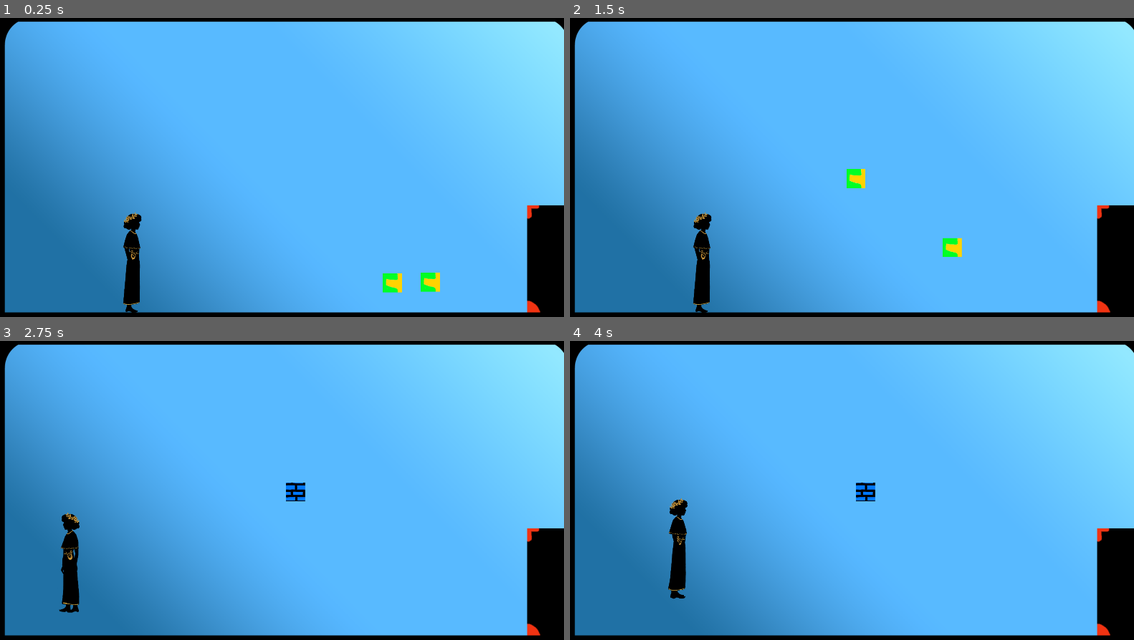
Above: before the commit, frames 1-4 (two rows, left to right).
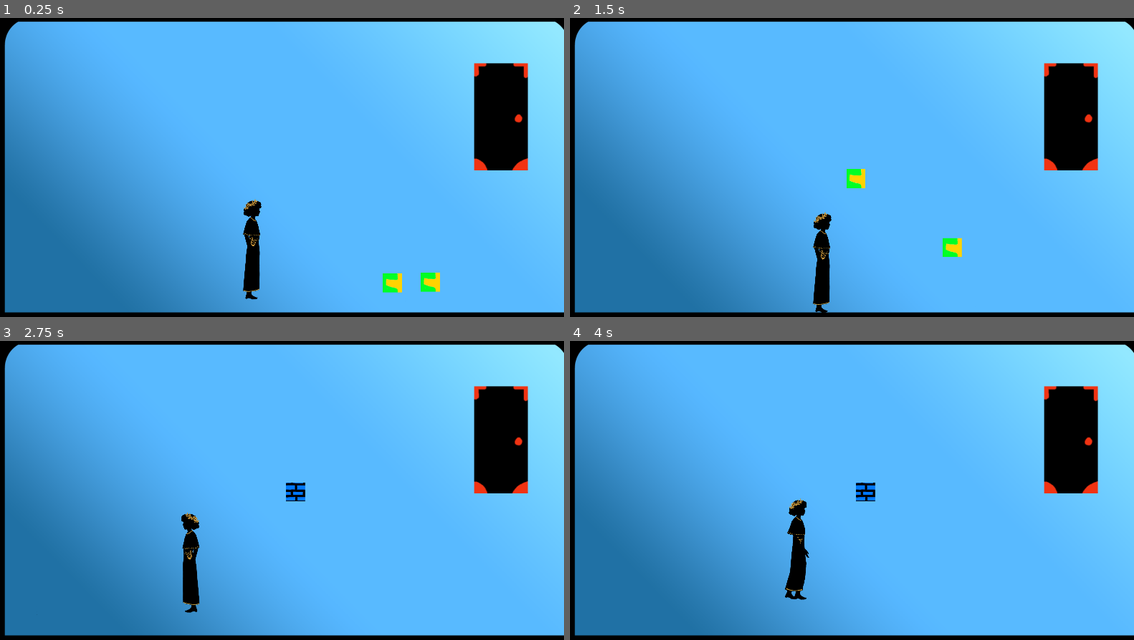
Above: after the commit, the same moments.

Repository: GonerLCP/GameLab2024
Game: Godot game, scene res://Nodes/main_scene.tscn
The game is run twice, just before and just after one commit, with the same random seed, the same clock (stepped at 60 frames per second) and the same inputs.
Inputs (mouse positions are in pixels of both pictures, inside the frame that each line leads up to):
- Up to frame 1 (0.25 s): no input
- Up to frame 2 (1.5 s): drag from (964, 284) to (857, 179) at 0.52 s; tap Enter at 1.25 s; drag from (998, 281) to (857, 179) at 1.27 s
- Up to frame 3 (2.75 s): tap Space (Jump) at 2 s; move the mouse to (293, 493) at 2.02 s; hold A (left) from 2.03 s (still down); tap Q (Dismiss) at 2.1 s; click (293, 493) at 2.17 s
- Up to frame 4 (4 s): release A (left) at 2.75 s; drag from (818, 565) to (620, 574) at 2.77 s; tap Enter at 3.5 s; move the mouse to (1021, 550) at 3.52 s; hold D (right) from 3.53 s (still down); tap Q (Dismiss) at 3.6 s; click (1021, 550) at 3.67 s; tap Space (Jump) at 3.77 s

The runs differ from the first frame. In frame 1, 7.4% of the frame differs, in the area x 21-100%, y 15-99%; in frame 2, 7.4%; in frame 3, 7.5%; in frame 4, 7.5%, in the area x 17-100%, y 15-99%.

Commit message:
IntegrationCommeChloeVeux+PorteQuiChangentSprite

Diff:
--- a/Nodes/Objets/ChampsDesLarmes/CDLFontaine.tscn
+++ b/Nodes/Objets/ChampsDesLarmes/CDLFontaine.tscn
@@ -5,7 +5,7 @@
 [ext_resource type="PackedScene" uid="uid://ccceegqiivwy3" path="res://Nodes/spe_item.tscn" id="3_5itie"]
 
 [sub_resource type="RectangleShape2D" id="RectangleShape2D_lqorh"]
-size = Vector2(1900, 1736)
+size = Vector2(1900, 573)
 
 [node name="CDLFontaine" type="Area2D" node_paths=PackedStringArray("spe_item")]
 collision_layer = 2
@@ -14,7 +14,7 @@
 spe_item = NodePath("SpeItem")
 
 [node name="CollisionShape2D" type="CollisionShape2D" parent="."]
-position = Vector2(-19, 4)
+position = Vector2(-19, 585.5)
 shape = SubResource("RectangleShape2D_lqorh")
 
 [node name="Sprite2D" type="Sprite2D" parent="."]
--- a/Nodes/Objets/ChampsDesLarmes/CDLLarme.tscn
+++ b/Nodes/Objets/ChampsDesLarmes/CDLLarme.tscn
@@ -1,30 +1,33 @@
 [gd_scene load_steps=5 format=3 uid="uid://cow4jg7vbh5tb"]
 
-[ext_resource type="Script" path="res://Scripts/ObjetTest.gd" id="1_fx0hh"]
+[ext_resource type="Script" path="res://Scripts/CDLLarme.gd" id="1_7glcm"]
 [ext_resource type="Texture2D" uid="uid://d3nrsuvtqhmi7" path="res://Assetts/S7 - Le Champs des Larmes/ch.larmes_Larme.png" id="2_f63kf"]
 [ext_resource type="PackedScene" uid="uid://ccceegqiivwy3" path="res://Nodes/spe_item.tscn" id="3_sys1y"]
 
 [sub_resource type="RectangleShape2D" id="RectangleShape2D_lqorh"]
-size = Vector2(57.2753, 137.69)
+size = Vector2(26.6419, 60.4839)
 
 [node name="CDLLarme" type="Area2D" node_paths=PackedStringArray("spe_item")]
 collision_layer = 2
 collision_mask = 2
-script = ExtResource("1_fx0hh")
+script = ExtResource("1_7glcm")
 spe_item = NodePath("SpeItem")
 
 [node name="CollisionShape2D" type="CollisionShape2D" parent="."]
-position = Vector2(-8.62589, -0.310587)
+position = Vector2(19.0385, 20.4165)
 rotation = -0.651541
 shape = SubResource("RectangleShape2D_lqorh")
 
 [node name="Sprite2D" type="Sprite2D" parent="."]
+position = Vector2(22.2916, 20.2916)
+scale = Vector2(0.417005, 0.417005)
 texture = ExtResource("2_f63kf")
 
 [node name="Marker2D" type="Marker2D" parent="."]
-position = Vector2(28, 48)
+position = Vector2(34, 39)
 
 [node name="SpeItem" parent="." instance=ExtResource("3_sys1y")]
+position = Vector2(22.2916, 20.2916)
 numSalle = 6
 NomDeLaCle = "CDLPinceau"
 
--- a/Nodes/Objets/ChampsElysee/CEBuisson1.tscn
+++ b/Nodes/Objets/ChampsElysee/CEBuisson1.tscn
@@ -5,7 +5,7 @@
 [ext_resource type="PackedScene" uid="uid://ccceegqiivwy3" path="res://Nodes/spe_item.tscn" id="3_gqidx"]
 
 [sub_resource type="RectangleShape2D" id="RectangleShape2D_lqorh"]
-size = Vector2(722, 366)
+size = Vector2(359, 181)
 
 [node name="CEBuisson1" type="Area2D" node_paths=PackedStringArray("spe_item")]
 collision_layer = 2
@@ -14,10 +14,13 @@
 spe_item = NodePath("SpeItem")
 
 [node name="CollisionShape2D" type="CollisionShape2D" parent="."]
-position = Vector2(4, -2)
+position = Vector2(-0.609653, -1.82899)
+scale = Vector2(0.609661, 0.609661)
 shape = SubResource("RectangleShape2D_lqorh")
 
 [node name="Sprite2D" type="Sprite2D" parent="."]
+position = Vector2(7.62939e-06, -3.8147e-06)
+scale = Vector2(0.29557, 0.29557)
 texture = ExtResource("2_f8tvg")
 
 [node name="Marker2D" type="Marker2D" parent="."]
--- a/Nodes/Objets/ChampsElysee/CEBuisson2.tscn
+++ b/Nodes/Objets/ChampsElysee/CEBuisson2.tscn
@@ -14,10 +14,11 @@
 spe_item = NodePath("SpeItem")
 
 [node name="CollisionShape2D" type="CollisionShape2D" parent="."]
-position = Vector2(11, 16)
+scale = Vector2(0.457949, 0.457949)
 shape = SubResource("RectangleShape2D_lqorh")
 
 [node name="Sprite2D" type="Sprite2D" parent="."]
+scale = Vector2(0.457949, 0.457949)
 texture = ExtResource("2_hxglp")
 
 [node name="Marker2D" type="Marker2D" parent="."]
--- a/Nodes/Objets/ChampsElysee/CEColonne2.tscn
+++ b/Nodes/Objets/ChampsElysee/CEColonne2.tscn
@@ -14,14 +14,17 @@
 spe_item = NodePath("SpeItem")
 
 [node name="CollisionShape2D" type="CollisionShape2D" parent="."]
-position = Vector2(-55.5, 1.5)
+position = Vector2(-0.285276, -0.343641)
+scale = Vector2(0.437573, 0.437573)
 shape = SubResource("RectangleShape2D_lqorh")
 
 [node name="Sprite2D" type="Sprite2D" parent="."]
+position = Vector2(24, -1)
+scale = Vector2(0.437573, 0.437573)
 texture = ExtResource("2_grygo")
 
 [node name="Marker2D" type="Marker2D" parent="."]
-position = Vector2(119, 13)
+position = Vector2(76, 5)
 
 [node name="SpeItem" parent="." instance=ExtResource("3_p7mrt")]
 numSalle = 5
--- a/Nodes/Objets/ChampsElysee/CEFontaine.tscn
+++ b/Nodes/Objets/ChampsElysee/CEFontaine.tscn
@@ -14,10 +14,13 @@
 spe_item = NodePath("SpeItem")
 
 [node name="CollisionShape2D" type="CollisionShape2D" parent="."]
-position = Vector2(-0.5, 84)
+position = Vector2(-0.195783, -0.108433)
+scale = Vector2(0.391566, 0.391566)
 shape = SubResource("RectangleShape2D_lqorh")
 
 [node name="Sprite2D" type="Sprite2D" parent="."]
+position = Vector2(0, -33)
+scale = Vector2(0.391566, 0.391566)
 texture = ExtResource("2_axqf3")
 
 [node name="Marker2D" type="Marker2D" parent="."]
--- a/Nodes/Objets/ChampsElysee/CERoche1.tscn
+++ b/Nodes/Objets/ChampsElysee/CERoche1.tscn
@@ -14,10 +14,13 @@
 spe_item = NodePath("SpeItem")
 
 [node name="CollisionShape2D" type="CollisionShape2D" parent="."]
-position = Vector2(13, 24)
+position = Vector2(0.840898, 0.09091)
+scale = Vector2(0.295455, 0.295455)
 shape = SubResource("RectangleShape2D_lqorh")
 
 [node name="Sprite2D" type="Sprite2D" parent="."]
+position = Vector2(-3.00001, -7)
+scale = Vector2(0.295455, 0.295455)
 texture = ExtResource("2_0onuq")
 
 [node name="Marker2D" type="Marker2D" parent="."]
--- a/Nodes/Objets/ChampsElysee/CERoche2.tscn
+++ b/Nodes/Objets/ChampsElysee/CERoche2.tscn
@@ -14,10 +14,13 @@
 spe_item = NodePath("SpeItem")
 
 [node name="CollisionShape2D" type="CollisionShape2D" parent="."]
-position = Vector2(-5, 11)
+position = Vector2(0.325645, -0.316421)
+scale = Vector2(0.334871, 0.334871)
 shape = SubResource("RectangleShape2D_lqorh")
 
 [node name="Sprite2D" type="Sprite2D" parent="."]
+position = Vector2(2, -4)
+scale = Vector2(0.334871, 0.334871)
 texture = ExtResource("2_u44t3")
 
 [node name="Marker2D" type="Marker2D" parent="."]
--- a/Nodes/Objets/ChampsElysee/CEStatue1.tscn
+++ b/Nodes/Objets/ChampsElysee/CEStatue1.tscn
@@ -14,14 +14,17 @@
 spe_item = NodePath("SpeItem")
 
 [node name="CollisionShape2D" type="CollisionShape2D" parent="."]
-position = Vector2(8, -29.5)
+position = Vector2(1.13246, 0.449026)
+scale = Vector2(0.391558, 0.391558)
 shape = SubResource("RectangleShape2D_lqorh")
 
 [node name="Sprite2D" type="Sprite2D" parent="."]
+position = Vector2(-2.00001, 12)
+scale = Vector2(0.391558, 0.391558)
 texture = ExtResource("2_4l1kg")
 
 [node name="Marker2D" type="Marker2D" parent="."]
-position = Vector2(-103, -416)
+position = Vector2(-42, -150)
 
 [node name="SpeItem" parent="." instance=ExtResource("3_h0j6t")]
 numSalle = 5
--- a/Nodes/Objets/ChampsElysee/CEStatue2.tscn
+++ b/Nodes/Objets/ChampsElysee/CEStatue2.tscn
@@ -14,10 +14,13 @@
 spe_item = NodePath("SpeItem")
 
 [node name="CollisionShape2D" type="CollisionShape2D" parent="."]
-position = Vector2(10, -24.5)
+position = Vector2(-0.312057, -0.12056)
+scale = Vector2(0.368794, 0.368794)
 shape = SubResource("RectangleShape2D_lqorh")
 
 [node name="Sprite2D" type="Sprite2D" parent="."]
+position = Vector2(-4, 8.9149)
+scale = Vector2(0.368794, 0.368794)
 texture = ExtResource("2_f230j")
 
 [node name="Marker2D" type="Marker2D" parent="."]
--- a/Nodes/Objets/Cle/CDLPinceau.tscn
+++ b/Nodes/Objets/Cle/CDLPinceau.tscn
@@ -14,12 +14,14 @@
 spe_item = NodePath("SpeItem")
 
 [node name="CollisionShape2D" type="CollisionShape2D" parent="."]
-position = Vector2(112.108, -163.567)
+position = Vector2(26.3423, -29.1101)
 rotation = -0.51863
+scale = Vector2(0.308943, 0.308943)
 shape = SubResource("RectangleShape2D_lqorh")
 
 [node name="Sprite2D" type="Sprite2D" parent="."]
-position = Vector2(111, -169)
+position = Vector2(26, -30.7886)
+scale = Vector2(0.308943, 0.308943)
 texture = ExtResource("2_o3d5x")
 
 [node name="Marker2D" type="Marker2D" parent="."]
--- a/Nodes/Salles/ChampsElysee.tscn
+++ b/Nodes/Salles/ChampsElysee.tscn
@@ -4,7 +4,6 @@
 [ext_resource type="TileSet" uid="uid://dxn5e27dcknej" path="res://Assetts/Tiles/tilesetDeFou.tres" id="1_caxkr"]
 [ext_resource type="PackedScene" uid="uid://bywa66rwqsb7k" path="res://Nodes/Objets/ChampsElysee/CEBuisson1.tscn" id="2_8i8d1"]
 [ext_resource type="PackedScene" uid="uid://bbb1dnpj3idy5" path="res://Nodes/Objets/ChampsElysee/CEBuisson2.tscn" id="3_0ty8n"]
-[ext_resource type="PackedScene" uid="uid://ccayijimupgkc" path="res://Nodes/Objets/ChampsElysee/CEColonne1.tscn" id="4_nwgv2"]
 [ext_resource type="PackedScene" uid="uid://wpjs3sybne1j" path="res://Nodes/Objets/ChampsElysee/CEColonne2.tscn" id="5_4ugta"]
 [ext_resource type="PackedScene" uid="uid://dvi020xtkvla6" path="res://Nodes/Objets/ChampsElysee/CEFontaine.tscn" id="6_x76ye"]
 [ext_resource type="PackedScene" uid="uid://cboyumrm5upp1" path="res://Nodes/Objets/ChampsElysee/CERoche1.tscn" id="7_2rw6p"]
@@ -12,6 +11,7 @@
 [ext_resource type="PackedScene" uid="uid://dd6cf0sug2yit" path="res://Nodes/Objets/ChampsElysee/CEStatue1.tscn" id="9_hqa3p"]
 [ext_resource type="PackedScene" uid="uid://c4c3nrtwjsn2d" path="res://Nodes/Objets/ChampsElysee/CEStatue2.tscn" id="10_best6"]
 [ext_resource type="PackedScene" uid="uid://l5oce220nofn" path="res://Nodes/Portes/CEPorte.tscn" id="11_i6ggr"]
+[ext_resource type="PackedScene" uid="uid://cingxwfcwrttu" path="res://Nodes/Objets/Cle/CEStatue3.tscn" id="12_nnmai"]
 
 [node name="ChampsElysee" type="Node2D"]
 
@@ -25,48 +25,58 @@
 format = 2
 layer_0/tile_data = PackedInt32Array(720896, 1, 0, 720897, 1, 0, 720898, 1, 0, 720899, 1, 0, 720900, 1, 0, 720901, 1, 0 …(2005 unchanged characters)…
 
-[node name="CEBuisson1" parent="." instance=ExtResource("2_8i8d1")]
-z_index = 2
-position = Vector2(781, 914)
-scale = Vector2(0.443116, 0.443116)
-
 [node name="CEBuisson2" parent="." instance=ExtResource("3_0ty8n")]
 z_index = 2
-position = Vector2(1142, 815)
-scale = Vector2(0.375611, 0.375611)
-
-[node name="CEColonne1" parent="." instance=ExtResource("4_nwgv2")]
-z_index = 2
-position = Vector2(4974, 717)
+position = Vector2(3562, 737)
+scale = Vector2(1.19335, 1.19335)
 
 [node name="CEColonne2" parent="." instance=ExtResource("5_4ugta")]
 z_index = 2
-position = Vector2(1642, 543)
-scale = Vector2(0.747529, 0.747529)
+position = Vector2(1066, 733)
 
 [node name="CEFontaine" parent="." instance=ExtResource("6_x76ye")]
 z_index = 2
-position = Vector2(2836, 691)
-scale = Vector2(0.656544, 0.656544)
+position = Vector2(2038, 842)
 
 [node name="CERoche1" parent="." instance=ExtResource("7_2rw6p")]
 z_index = 2
-position = Vector2(2265, 909)
+position = Vector2(483, 970)
 rotation = -0.00738234
+scale = Vector2(1.177, 1.177)
+
+[node name="CERoche3" parent="." node_paths=PackedStringArray("spe_item") instance=ExtResource("7_2rw6p")]
+z_index = 2
+position = Vector2(1814, 969)
+rotation = -0.00738234
+scale = Vector2(1.177, 1.177)
+spe_item = NodePath("../CERoche1/SpeItem")
 
 [node name="CERoche2" parent="." instance=ExtResource("8_adn1b")]
 z_index = 2
-position = Vector2(4204, 908)
+position = Vector2(1438, 951)
+scale = Vector2(1.73422, 1.73422)
 
 [node name="CEStatue1" parent="." instance=ExtResource("9_hqa3p")]
 z_index = 2
-position = Vector2(3575, 719)
-scale = Vector2(0.596413, 0.596413)
+position = Vector2(4126, 799)
 
 [node name="CEStatue2" parent="." instance=ExtResource("10_best6")]
 z_index = 2
-position = Vector2(296, 680)
-scale = Vector2(0.659771, 0.659771)
+position = Vector2(843, 811)
 
 [node name="Porte" parent="." instance=ExtResource("11_i6ggr")]
-position = Vector2(5745, 808)
+position = Vector2(596, 812)
+
+[node name="CEBuisson3" parent="." instance=ExtResource("2_8i8d1")]
+position = Vector2(2729, 916)
+scale = Vector2(1.4591, 1.4591)
+
+[node name="CEColonne3" parent="." instance=ExtResource("5_4ugta")]
+position = Vector2(3028, 729)
+
+[node name="CEColonne4" parent="." instance=ExtResource("5_4ugta")]
+position = Vector2(4592, 729)
+
+[node name="CEStatue3" parent="." instance=ExtResource("12_nnmai")]
+position = Vector2(188, 973)
+scale = Vector2(1.16346, 1.16346)
--- a/Nodes/Salles/LeChampsDesLarmes.tscn
+++ b/Nodes/Salles/LeChampsDesLarmes.tscn
@@ -20,11 +20,18 @@
 [ext_resource type="PackedScene" uid="uid://djqnr56i7hnh2" path="res://Nodes/Objets/ChampsDesLarmes/CDLArbre2.tscn" id="17_1ptum"]
 [ext_resource type="PackedScene" uid="uid://g77knxqrkovh" path="res://Nodes/Objets/ChampsDesLarmes/CDLArbre3.tscn" id="18_8g8ec"]
 [ext_resource type="PackedScene" uid="uid://c2juujtnqr0xh" path="res://Nodes/Portes/CDLPorte.tscn" id="19_oxith"]
+[ext_resource type="PackedScene" uid="uid://bsybkweqjgxnx" path="res://Nodes/bateau_bougeant.tscn" id="20_chff5"]
+
+[sub_resource type="Curve2D" id="Curve2D_dihtm"]
+_data = {
+"points": PackedVector2Array(0, 0, 0, 0, -65, 105, 54.5405, -147.142, -54.5405, 147.142, 33, 369)
+}
+point_count = 2
 
 [node name="LeChampsDesLarmes" type="Node2D"]
 
 [node name="Sprite2D" type="Sprite2D" parent="."]
-position = Vector2(2970, 538)
+position = Vector2(2968, 538)
 scale = Vector2(1.03125, 0.996296)
 texture = ExtResource("1_o4qkj")
 
@@ -35,86 +42,122 @@
 
 [node name="CDLBuste" parent="." instance=ExtResource("2_eacam")]
 z_index = 2
-position = Vector2(1377, 653)
-scale = Vector2(0.804523, 0.804523)
+position = Vector2(3026, 853)
+scale = Vector2(0.320926, 0.320926)
 
 [node name="CDLChaise1" parent="." instance=ExtResource("3_08a31")]
 z_index = 2
-position = Vector2(2381, 887)
+position = Vector2(2183, 883)
 scale = Vector2(0.265947, 0.265947)
 
 [node name="CDLChaise2" parent="." instance=ExtResource("4_rxhdq")]
 z_index = 2
-position = Vector2(3488, 880)
+position = Vector2(2429, 878)
 scale = Vector2(0.268323, 0.268323)
 
 [node name="CDLFontaine" parent="." instance=ExtResource("5_git7v")]
 z_index = 2
-position = Vector2(2931, 664)
+position = Vector2(4765, 662)
 scale = Vector2(0.376567, 0.376567)
-
-[node name="CDLLarme" parent="." instance=ExtResource("6_f6coc")]
-z_index = 2
-position = Vector2(3345, 619)
 
 [node name="CDLParterre1" parent="." instance=ExtResource("7_k8tsv")]
 z_index = 2
-position = Vector2(164, 858)
-scale = Vector2(0.763056, 0.763056)
+position = Vector2(1562, 900)
+scale = Vector2(0.524407, 0.524407)
 
 [node name="CDLParterre2" parent="." instance=ExtResource("8_ysaaa")]
 z_index = 2
-position = Vector2(4197, 872)
-scale = Vector2(0.735482, 0.735482)
+position = Vector2(645, 930)
+scale = Vector2(0.371026, 0.371026)
+
+[node name="CDLParterre3" parent="." node_paths=PackedStringArray("spe_item") instance=ExtResource("8_ysaaa")]
+z_index = 2
+position = Vector2(3693, 935)
+scale = Vector2(0.371026, 0.371026)
+spe_item = NodePath("../CDLParterre2/SpeItem")
 
 [node name="CDLRonce1" parent="." instance=ExtResource("9_0i7gb")]
 z_index = 2
-position = Vector2(1713, 890)
-scale = Vector2(0.471232, 0.471232)
+position = Vector2(2942, 915)
+scale = Vector2(0.368178, 0.368178)
 
 [node name="CDLRonce2" parent="." instance=ExtResource("10_b6356")]
 z_index = 2
-position = Vector2(5344, 897)
-scale = Vector2(0.622012, 0.622012)
+position = Vector2(1195, 916)
+scale = Vector2(0.47972, 0.47972)
+
+[node name="CDLRonce3" parent="." node_paths=PackedStringArray("spe_item") instance=ExtResource("10_b6356")]
+z_index = 2
+position = Vector2(3141, 937)
+scale = Vector2(0.354903, 0.354903)
+spe_item = NodePath("../CDLRonce2/SpeItem")
 
 [node name="CDLStatue" parent="." instance=ExtResource("11_267ai")]
 z_index = 2
-position = Vector2(4682, 635)
-scale = Vector2(0.733781, 0.733781)
+position = Vector2(1877, 776)
+scale = Vector2(0.430565, 0.430565)
 
 [node name="CDLTable" parent="." instance=ExtResource("12_lohjp")]
 z_index = 2
-position = Vector2(978, 889)
-scale = Vector2(0.365939, 0.365939)
+position = Vector2(2309, 898)
+scale = Vector2(0.32609, 0.32609)
 
 [node name="CDLTige" parent="." instance=ExtResource("13_fmomj")]
 z_index = 2
-position = Vector2(3581, 454)
-scale = Vector2(0.686828, 0.686828)
+position = Vector2(2281, 685)
+scale = Vector2(0.419241, 0.419241)
 
 [node name="CDLVase1" parent="." instance=ExtResource("14_vwv2l")]
 z_index = 2
-position = Vector2(5569, 892)
+position = Vector2(2309, 777)
+scale = Vector2(0.514395, 0.514395)
 
 [node name="CDLVase2" parent="." instance=ExtResource("15_vm7go")]
 z_index = 2
-position = Vector2(3804, 794)
-scale = Vector2(0.625436, 0.625436)
+position = Vector2(522, 875)
+scale = Vector2(0.368354, 0.368354)
+
+[node name="CDLVase3" parent="." node_paths=PackedStringArray("spe_item") instance=ExtResource("15_vm7go")]
+z_index = 2
+position = Vector2(123, 874)
+scale = Vector2(0.368354, 0.368354)
+spe_item = NodePath("../CDLVase2/SpeItem")
 
 [node name="CDLArbre1" parent="." instance=ExtResource("16_tnphi")]
 z_index = 2
-position = Vector2(5070, 557)
-scale = Vector2(0.574586, 0.574586)
+position = Vector2(2736, 666)
+scale = Vector2(0.432745, 0.432745)
+
+[node name="CDLArbre5" parent="." node_paths=PackedStringArray("spe_item") instance=ExtResource("16_tnphi")]
+z_index = 2
+position = Vector2(4084, 663)
+scale = Vector2(0.432745, 0.432745)
+spe_item = NodePath("../CDLArbre1/SpeItem")
 
 [node name="CDLArbre2" parent="." instance=ExtResource("17_1ptum")]
 z_index = 2
-position = Vector2(617, 537)
-scale = Vector2(0.63273, 0.63273)
+position = Vector2(1420, 702)
+scale = Vector2(0.406195, 0.406195)
 
 [node name="CDLArbre3" parent="." instance=ExtResource("18_8g8ec")]
 z_index = 2
-position = Vector2(2151, 567)
-scale = Vector2(0.530247, 0.581138)
+position = Vector2(1014, 660)
+scale = Vector2(0.418679, 0.449091)
+
+[node name="CDLArbre4" parent="." node_paths=PackedStringArray("spe_item") instance=ExtResource("18_8g8ec")]
+z_index = 2
+position = Vector2(3345, 665)
+scale = Vector2(0.418679, 0.449091)
+spe_item = NodePath("../CDLArbre3/SpeItem")
+
+[node name="CDLLarme" parent="." node_paths=PackedStringArray("path") instance=ExtResource("6_f6coc")]
+position = Vector2(5157, 579)
+path = NodePath("../BateauBougeant")
 
 [node name="CDLPorte" parent="." instance=ExtResource("19_oxith")]
-position = Vector2(5838, 812)
+position = Vector2(319, 305)
+scale = Vector2(2.54432, 2.54432)
+
+[node name="BateauBougeant" parent="." instance=ExtResource("20_chff5")]
+position = Vector2(4931, 401)
+curve = SubResource("Curve2D_dihtm")
--- /dev/null
+++ b/Nodes/bateau_bougeant.tscn
@@ -0,0 +1,64 @@
+[gd_scene load_steps=5 format=3 uid="uid://bsybkweqjgxnx"]
+
+[ext_resource type="Script" path="res://Scripts/BateauBougeant.gd" id="1_51rhg"]
+
+[sub_resource type="Animation" id="Animation_wxvyo"]
+resource_name = "BateauMove"
+length = 2.0
+loop_mode = 2
+tracks/0/type = "value"
+tracks/0/imported = false
+tracks/0/enabled = true
+tracks/0/path = NodePath("PathFollow2D:progress_ratio")
+tracks/0/interp = 1
+tracks/0/loop_wrap = true
+tracks/0/keys = {
+"times": PackedFloat32Array(0, 2),
+"transitions": PackedFloat32Array(-1.55, 1),
+"update": 0,
+"values": [0.0, 1.0]
+}
+
+[sub_resource type="Animation" id="Animation_cmacf"]
+length = 0.001
+tracks/0/type = "value"
+tracks/0/imported = false
+tracks/0/enabled = true
+tracks/0/path = NodePath("PathFollow2D:progress_ratio")
+tracks/0/interp = 1
+tracks/0/loop_wrap = true
+tracks/0/keys = {
+"times": PackedFloat32Array(0),
+"transitions": PackedFloat32Array(1),
+"update": 0,
+"values": [0.0]
+}
+
+[sub_resource type="AnimationLibrary" id="AnimationLibrary_fxh8y"]
+_data = {
+"BateauMove": SubResource("Animation_wxvyo"),
+"RESET": SubResource("Animation_cmacf")
+}
+
+[node name="BateauBougeant" type="Path2D"]
+script = ExtResource("1_51rhg")
+
+[node name="PathFollow2D" type="PathFollow2D" parent="."]
+progress = 221.0
+
+[node name="RemoteTransform2D" type="RemoteTransform2D" parent="PathFollow2D"]
+remote_path = NodePath("../../AnimatableBody2D")
+
+[node name="AnimatableBody2D" type="AnimatableBody2D" parent="."]
+
+[node name="Sprite2D" type="Sprite2D" parent="AnimatableBody2D"]
+scale = Vector2(0.625, 0.131836)
+
+[node name="CollisionShape2D" type="CollisionShape2D" parent="AnimatableBody2D"]
+light_mask = 0
+visibility_layer = 0
+
+[node name="AnimationPlayer" type="AnimationPlayer" parent="."]
+libraries = {
+"": SubResource("AnimationLibrary_fxh8y")
+}
--- a/Nodes/main_scene.tscn
+++ b/Nodes/main_scene.tscn
@@ -60,7 +60,7 @@
 shape = SubResource("RectangleShape2D_il3ef")
 
 [node name="Camera2D" type="Camera2D" parent="."]
-position = Vector2(473, 981)
+position = Vector2(875, 887)
 process_callback = 0
 limit_left = 0
 limit_top = 0
@@ -77,7 +77,7 @@
 script = ExtResource("2_v0q0v")
 
 [node name="Player" parent="." instance=ExtResource("1_7qyhe")]
-position = Vector2(473, 981)
+position = Vector2(875, 887)
 
 [node name="RemoteTransform2D" type="RemoteTransform2D" parent="Player"]
 remote_path = NodePath("../../Camera2D")
@@ -96,7 +96,7 @@
 position = Vector2(1472, 888)
 
 [node name="Porte" parent="." instance=ExtResource("9_rh5w6")]
-position = Vector2(1886, 810)
+position = Vector2(1709, 332)
 
 [connection signal="dissmiss_Press" from="Player" to="." method="_on_player_dissmiss_press"]
 [connection signal="moveCamera" from="Player" to="Camera2D" method="_on_player_move_camera"]
--- a/Nodes/player.tscn
+++ b/Nodes/player.tscn
@@ -139,7 +139,7 @@
 }],
 "loop": true,
 "name": &"Walk",
-"speed": 30.0
+"speed": 22.0
 }]
 
 [sub_resource type="RectangleShape2D" id="RectangleShape2D_jpwut"]
@@ -159,8 +159,8 @@
 position = Vector2(1, -113)
 scale = Vector2(0.385376, 0.385376)
 sprite_frames = SubResource("SpriteFrames_eqgcy")
-animation = &"Idle"
-frame_progress = 0.17011
+animation = &"Walk"
+frame_progress = 0.691388
 
 [node name="CollisionShape2D_Player" type="CollisionShape2D" parent="."]
 position = Vector2(-0.5, -168)
--- /dev/null
+++ b/Scripts/BateauBougeant.gd
@@ -0,0 +1,20 @@
+extends Path2D
+
+@export var loop = true
+@export var speed = 2.0
+@export var speedScale = 1.0
+
+@onready var path = $PathFollow2D
+@onready var animation = $AnimationPlayer
+# Called when the node enters the scene tree for the first time.
+func _ready():
+	if not loop :
+		animation.play("BateauMove")
+		animation.speed_scale = speedScale
+		set_process(false)
+	pass # Replace with function body.
+
+
+# Called every frame. 'delta' is the elapsed time since the previous frame.
+func _process(delta):
+	path.progress +=speed
--- /dev/null
+++ b/Scripts/CDLLarme.gd
@@ -0,0 +1,66 @@
+extends Area2D
+
+var selected = false
+var collisioned = false
+var test : Node2D
+@export var spe_item : SpeItem
+@export var path : Path2D
+var fontained = true
+
+var peutgrab = true
+var mouseOffset
+# Called when the node enters the scene tree for the first time.
+func _ready():
+	pass # Replace with function body.
+
+func followMouse() :
+	position = get_global_mouse_position() + mouseOffset #+ (global_position-get_global_mouse_position())
+
+# Called every frame. 'delta' is the elapsed time since the previous frame.
+@warning_ignore("unused_parameter")
+func _process(delta):
+	if fontained == true :
+		position = path.position + path.get_child(1).position
+	if selected :
+		fontained = false
+		followMouse()
+	if selected and collisioned :
+		var SoiMeme = $Marker2D.global_position
+		var Lautre = test.get_node("Marker2D").global_position
+		print( test.get_node("SpeItem").numSalle)
+		if test.get_node("SpeItem").numSalle == self.get_node("SpeItem").numSalle and test.get_node("SpeItem").numSalle != 10 :
+			if abs(SoiMeme.x - Lautre.x) <= 20 :
+				if abs(SoiMeme.y - Lautre.y) <= 20:
+					var ObjetACreer = load("res://Nodes/Objets/Cle/"+ self.get_node("SpeItem").NomDeLaCle + ".tscn")
+					var objetTombe = ObjetACreer.instantiate()
+					objetTombe.position = self.position
+					print(objetTombe.position)
+					print(self.global_position)
+					$"..".add_child(objetTombe)
+					self.queue_free()
+					test.queue_free()
+	pass
+
+
+@warning_ignore("unused_parameter")
+func _on_input_event(viewport, event, shape_idx):
+	if event is InputEventMouseButton and event.button_index == MOUSE_BUTTON_LEFT :
+		if event.pressed :
+			mouseOffset = position - get_global_mouse_position()
+			selected = true
+		else :
+			selected = false
+	pass # Replace with function body.
+
+
+func _on_area_entered(area): #faire un cetru ou si on passe une collision on set la visibility à false
+
+	collisioned = true
+	test = area
+	pass # Replace with function body.
+
+
+@warning_ignore("unused_parameter")
+func _on_area_exited(area):
+	collisioned = false
+	pass # Replace with function body.
--- a/Scripts/Porte.gd
+++ b/Scripts/Porte.gd
@@ -1,8 +1,11 @@
 extends StaticBody2D
 
 @export var numPorte : int
+@export var nomSpriteOuvert : String
+var spriteOuvert
 # Called when the node enters the scene tree for the first time.
 func _ready():
+	spriteOuvert = preload("res://Assetts/S6 - Les Champs Elysées/porteS7.png")
 	pass # Replace with function body.
 
 
@@ -10,5 +13,8 @@
 @warning_ignore("unused_parameter")
 func _on_area_2d_body_entered(body): #Si je veux arreter le joueur je devrais mettre un collider autre et pas un area
 	if Global.cleRecup[numPorte] == 1 :
-		self.queue_free()
+		$Sprite2D.texture = spriteOuvert
+		#$CollisionShape2D.disabled = true
+		$CollisionShape2D.set_deferred("disabled", true)
+		#self.queue_free()
 	pass # Replace with function body.
Not shown: 1 places in Nodes/Salles/LeChampsDesLarmes.tscn that only renumber resources
